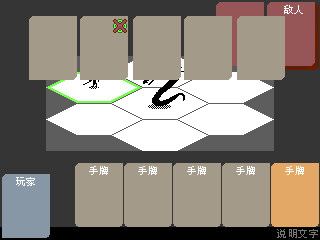
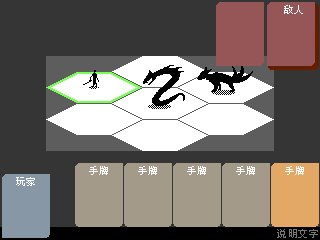
Revision of a layered w=320, h=240 image; what changed, layer by layer:
hid group "reward" (8 layers) over [29,16,285,80]
added layer "图层 4 拷贝 2" in group "敌人" over [197,63,253,95]
